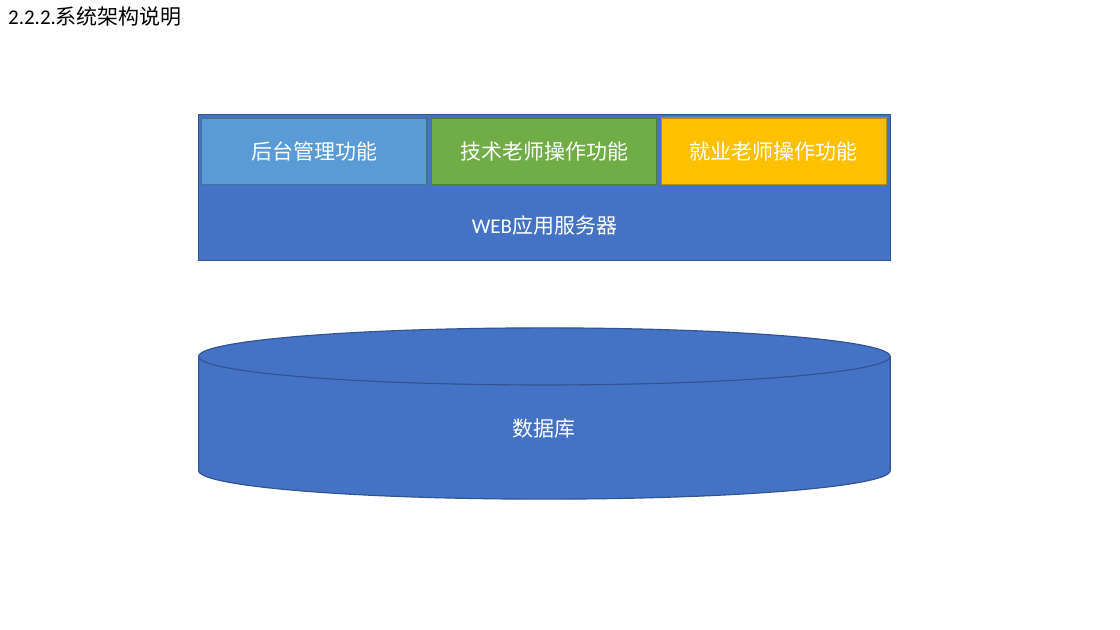
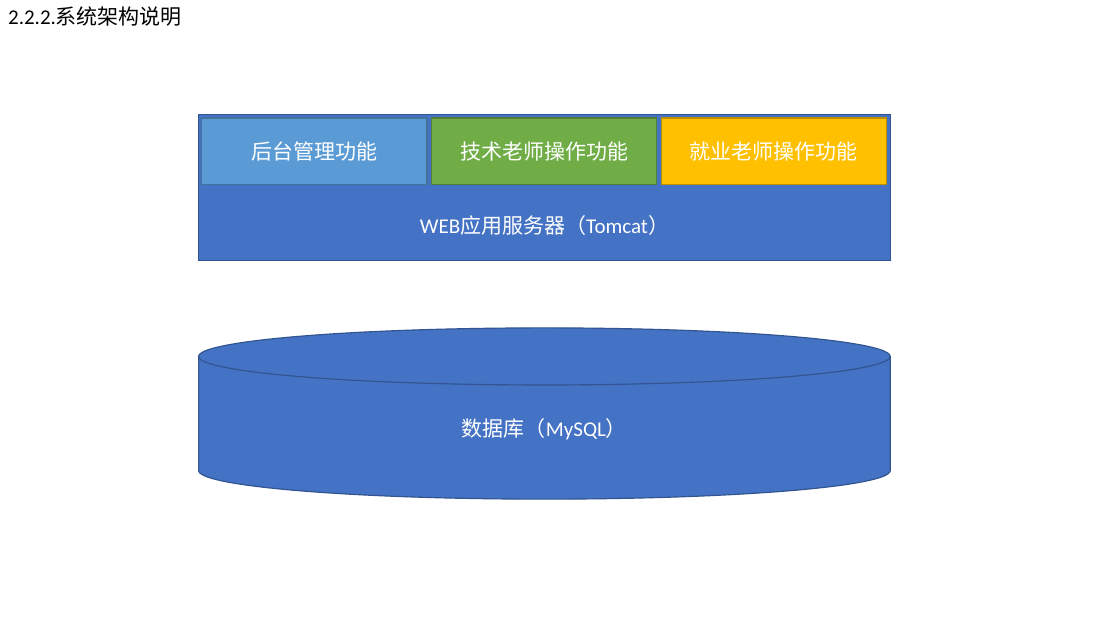
Before and after one commit to jiadongyuan/EmploymentGuidanceTracking, a slide deck: slide 2 of 文档/图例/概要设计.pptx. Drawn at 1120x630 pixels with LibreOffice and Linux fonts; fonts in the diff are those of the drawing. Boxes give left, top, right and bottom in pixels: in the first picture for what was removed or moved away, otherwise in the second. Text is boxed around its words. In the diff, an @@ line names an element or a change of style, - is before the commit and + after.

```diff
--- a/文档/图例/概要设计.pptx
+++ b/文档/图例/概要设计.pptx
@@ text in rectangle at box(420, 215, 669, 235): text changed @@
-WEB应用服务器
+WEB应用服务器（Tomcat）
@@ text in cylinder at box(462, 418, 627, 440): text changed @@
-数据库
+数据库（MySQL）
```
Also in this commit, not shown: 2 other slides changed, 1 slide added.
